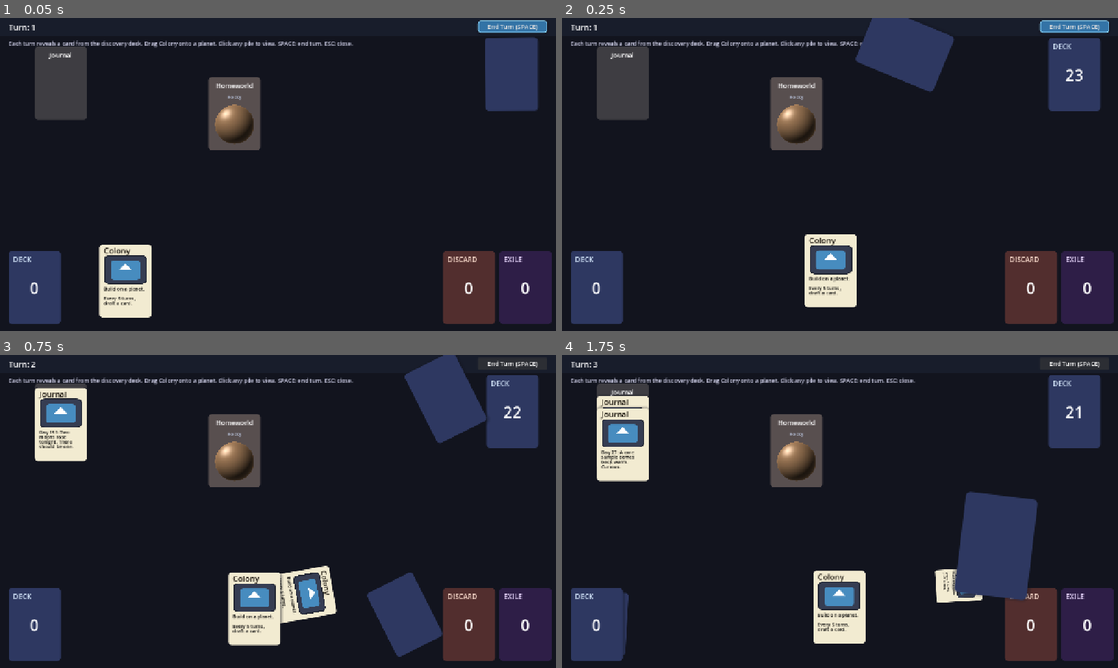
Above: before the commit, frames 1-4 (two rows, left to right).
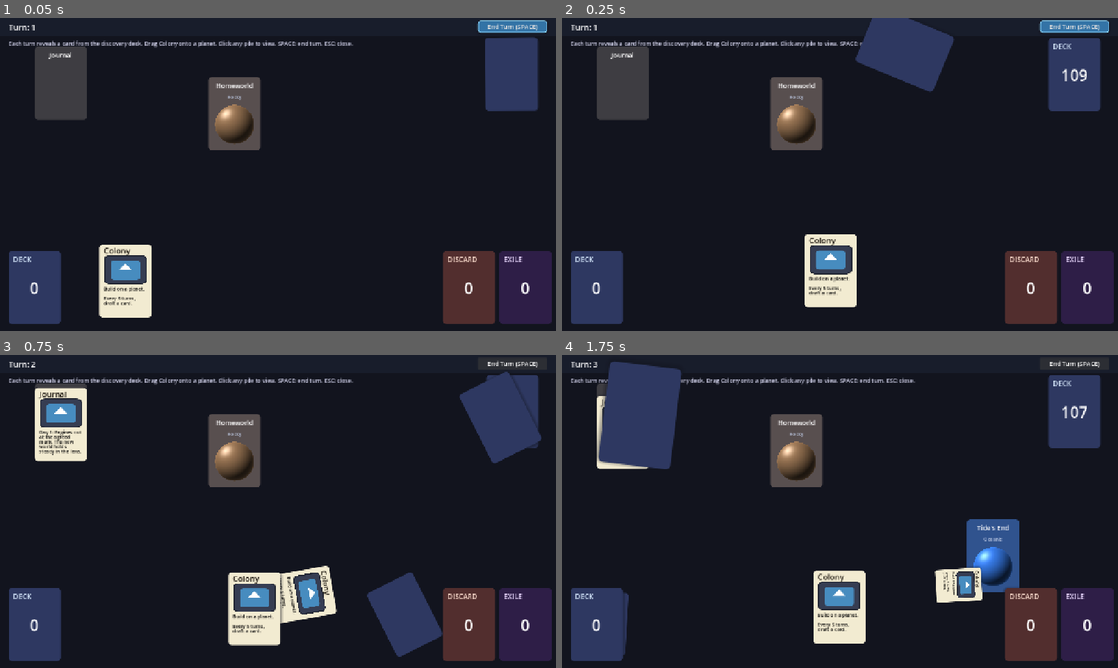
Above: after the commit, the same moments.

Repository: nedink/card-battler
Game: Godot game, scene res://scenes/main.tscn
Two runs of this game, one before a commit and one after it. Both use one fixed random seed, a clock stepped at 60 frames per second and the inputs below. The engine's default icon, where the game draws it, is replaced by a stand-in: a white triangle on a blue panel in a dark square.
Inputs:
- Up to frame 1 (0.05 s): no input
- Up to frame 2 (0.25 s): no input
- Up to frame 3 (0.75 s): click "End Turn (SPACE)" at 0.5 s
- Up to frame 4 (1.75 s): click "End Turn (SPACE)" at 1.25 s

Frame 1 is identical in both runs. In frame 2, 0.1% of the frame differs, in the area x 90-95%, y 16-21%; in frame 3, 3.0%; in frame 4, 8.7%, in the area x 6-95%, y 2-79%.

Commit message:
Externalize journal entries to sidecar file
Move the journal-entry text out of main.gd into data/journal_entries.txt and
reveal entries in strict sequential order even though the discovery deck is
shuffled. Cards seeded into the deck are anonymous placeholders; their body
is assigned at reveal time from the loaded list.

Co-Authored-By: Claude Opus 4.7 <noreply@anthropic.com>

Diff:
--- a/scripts/main.gd
+++ b/scripts/main.gd
@@ -55,22 +55,12 @@
 # and dispatch by type: a PlanetData (with a "planet" or "alien_ship" tag) goes
 # to the play space; a CardData goes to the on-board Journal as a stacked entry.
 # Journal entries dominate by count to give the deck its narrative texture.
-const JOURNAL_ENTRIES: Array[String] = [
-	"Day 12: The horizon hums faintly at dusk.",
-	"Day 27: A core sample comes back warm. Curious.",
-	"Day 41: The probe returned without its antenna.",
-	"Day 58: We've started naming the stars after the dead.",
-	"Day 73: Children claim the soil sings to them.",
-	"Day 92: A lattice of glass found beneath the ice.",
-	"Day 110: The captain has not slept in nine days.",
-	"Day 134: Old radio static, in a regular pattern.",
-	"Day 151: Two moons rose tonight. There should be one.",
-	"Day 175: We have learned not to dream loudly.",
-	"Day 192: A new word in the manifest: 'meridian.'",
-	"Day 218: The well runs upward when no one watches.",
-	"Day 240: Comms cut. We continue.",
-	"Day 263: The hull remembers more than we do.",
-]
+#
+# Journal text is loaded from a sidecar file and revealed in strict sequential
+# order, regardless of where the journal-entry cards land in the shuffled
+# discovery deck. The cards seeded into the deck are anonymous placeholders;
+# their body is assigned at reveal time from `_journal_entries[_next_journal_index]`.
+const JOURNAL_ENTRIES_PATH := "res://data/journal_entries.txt"
 const ALIEN_SHIP_NAMES: Array[String] = [
 	"Drifting Hulk",
 	"Silent Vessel",
@@ -96,6 +86,8 @@
 var _play_counter: int = 0
 var _turn_transitioning: bool = false
 var _next_planet_id: int = 0
+var _journal_entries: Array[String] = []
+var _next_journal_index: int = 0
 
 func _ready() -> void:
 	Engine.time_scale = TIME_SCALE
@@ -125,6 +117,9 @@
 	GameState.player_deck = STARTING_DECK.duplicate()
 	GameState.player_deck.shuffle()
 
+	_journal_entries = _load_journal_entries()
+	_next_journal_index = 0
+
 	# Planets first: shuffled, with one rocky world reserved as the Homeworld.
 	var planet_pool: Array = []
 	for p in PLANET_LIBRARY.planets:
@@ -156,8 +151,8 @@
 		discovery.append(p)
 	for ship_name in ALIEN_SHIP_NAMES:
 		discovery.append(_make_alien_ship_data(ship_name))
-	for text in JOURNAL_ENTRIES:
-		discovery.append(_make_journal_entry_card(text))
+	for i in range(_journal_entries.size()):
+		discovery.append(_make_journal_entry_card())
 	discovery.shuffle()
 
 	GameState.planet_deck_data = discovery
@@ -190,17 +185,33 @@
 	_next_planet_id += 1
 	return pd
 
-func _make_journal_entry_card(text: String) -> CardData:
-	# Builds a one-off CardData at runtime for each journal-entry slot in the
-	# discovery deck. card_types/can_stack carry the "journal" tag so the entry
-	# stacks onto the journal anchor and onto previously-revealed entries.
+func _make_journal_entry_card() -> CardData:
+	# Builds an anonymous journal-entry slot for the discovery deck. The body
+	# is intentionally empty here — text is assigned at reveal time from the
+	# sequential journal-entry list, so entries stay in order even though the
+	# discovery deck is shuffled. card_types/can_stack carry the "journal" tag
+	# so the entry stacks onto the journal anchor and onto previously-revealed
+	# entries.
 	var cd := CardData.new()
 	cd.card_name = "Journal"
-	cd.body = text
+	cd.body = ""
 	var tags: Array[String] = ["journal"]
 	cd.card_types = tags
 	cd.can_stack = tags.duplicate()
 	return cd
+
+func _load_journal_entries() -> Array[String]:
+	var entries: Array[String] = []
+	var f := FileAccess.open(JOURNAL_ENTRIES_PATH, FileAccess.READ)
+	if f == null:
+		push_error("Journal entries file missing: %s" % JOURNAL_ENTRIES_PATH)
+		return entries
+	while not f.eof_reached():
+		var line := f.get_line().strip_edges()
+		if line != "":
+			entries.append(line)
+	f.close()
+	return entries
 
 func _start_first_turn() -> void:
 	_run_draw_phase()
@@ -249,6 +260,9 @@
 	var entry = GameState.planet_deck_data.pop_back()
 	planet_deck.cards_remaining = GameState.planet_deck_data.size()
 	if entry is CardData:
+		if "journal" in entry.card_types and _next_journal_index < _journal_entries.size():
+			entry.body = _journal_entries[_next_journal_index]
+			_next_journal_index += 1
 		play_space.emit_journal_entry(entry)
 	elif entry is GameState.PlanetData:
 		GameState.planets.append(entry)
Not shown, added: data/journal_entries.txt
